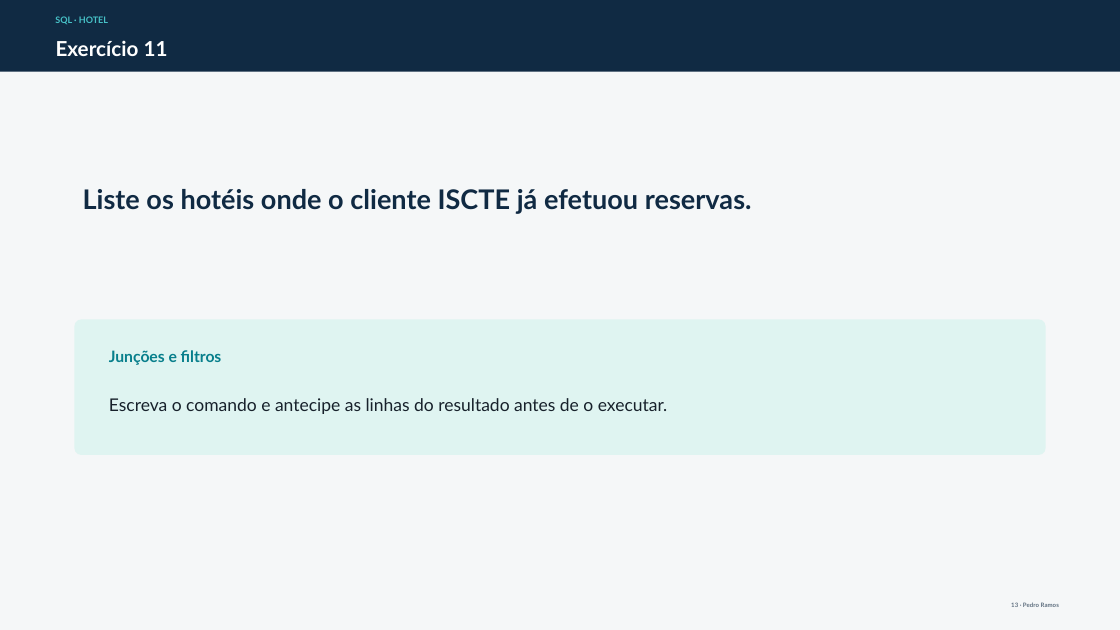
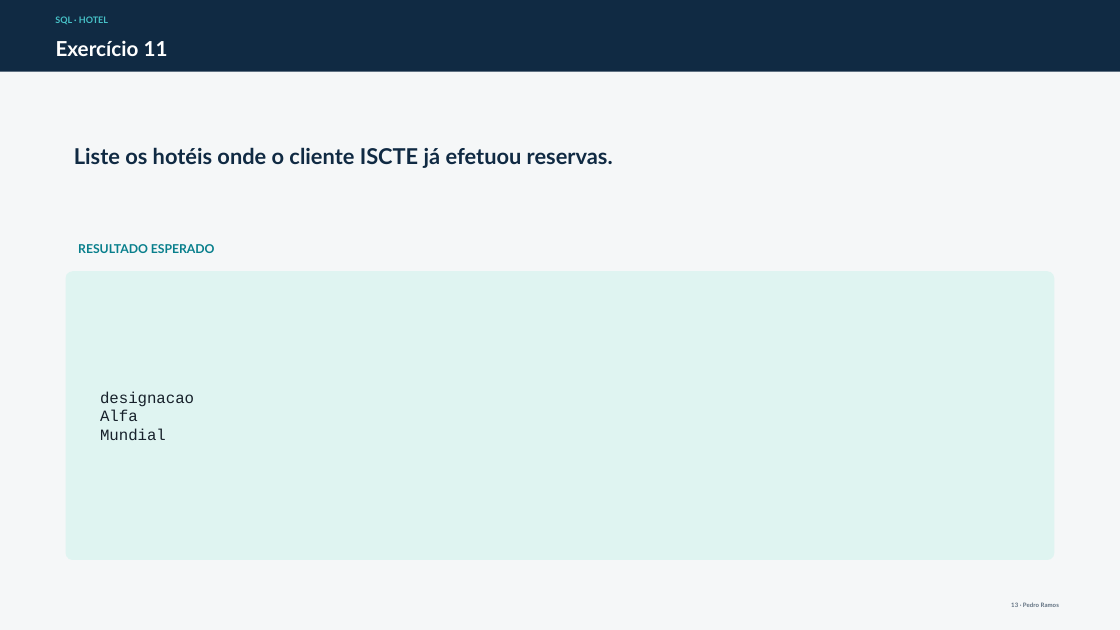
Before and after one commit to pnramos-iscte/docker, a slide deck: slide 13 of docs/exercicios-select-hotel/Exercicios_SELECT_Hotel_slides.pptx. Drawn at 1120x630 pixels with LibreOffice and Linux fonts; fonts in the diff are those of the drawing. Boxes give left, top, right and bottom in pixels: in the first picture for what was removed or moved away, otherwise in the second. Text is boxed around its words. In the diff, an @@ line names an element or a change of style, - is before the commit and + after.

```diff
--- a/docs/exercicios-select-hotel/Exercicios_SELECT_Hotel_slides.pptx
+++ b/docs/exercicios-select-hotel/Exercicios_SELECT_Hotel_slides.pptx
@@ text "Liste os hotéis onde o ...": place and size @@
-text "Liste os hotéis onde o ..." at bbox=[83, 189, 752, 214]
+text "Liste os hotéis onde o ..." at bbox=[74, 147, 613, 168]
@@ text "Liste os hotéis onde o ..." at bbox=[74, 147, 613, 168]: size 23.2 to 18.8 pt @@
@@ text added at bbox=[78, 244, 215, 253], 10.5 pt, text #087F8C, bold @@
+RESULTADO ESPERADO
@@ rounded rectangle: place and size @@
-rounded rectangle at bbox=[75, 319, 1046, 455]
+rounded rectangle at bbox=[66, 271, 1054, 560]
@@ rounded rectangle at bbox=[66, 271, 1054, 560]: proportions changed @@
@@ text removed at bbox=[109, 350, 222, 365] @@
-Junções e filtros
@@ text at bbox=[100, 391, 194, 440]: text changed; size 15 to 13.5 pt; font Lato to Courier New @@
-Escreva o comando e antecipe as linhas do resultado antes de o executar.
+designacao
+Alfa
+Mundial
```
Also in this commit, not shown: 19 other slides changed, 2 other files.
